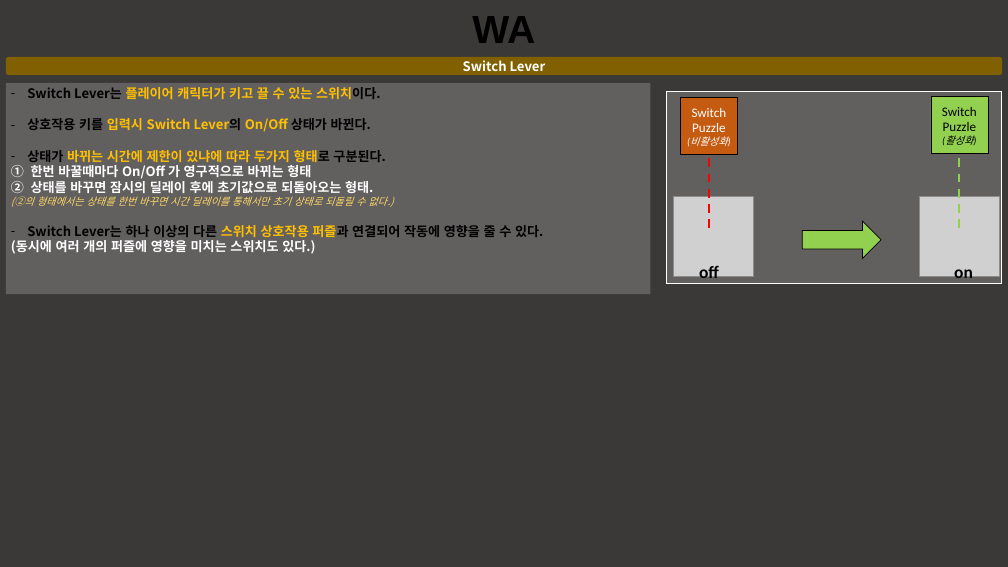
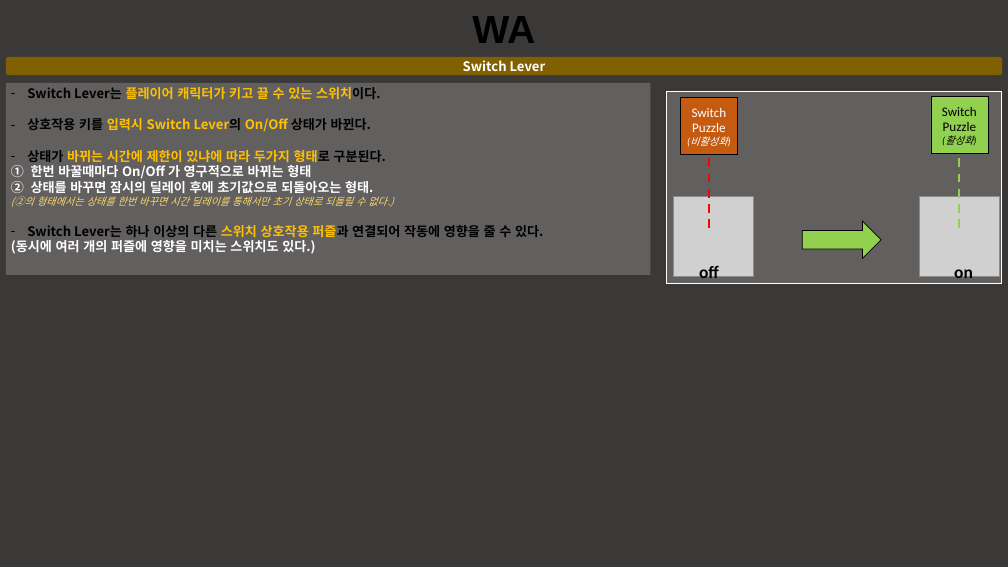
Before and after one commit to taeseongeom/WA, a slide deck: slide 7 of 기획서/신버전/퍼즐 기획.pptx. Drawn at 1008x567 pixels with LibreOffice and Linux fonts; fonts in the diff are those of the drawing; grey boxes stand for pictures. Boxes give left, top, right and bottom in pixels: in the first picture for what was removed or moved away, otherwise in the second. Text is boxed around its words. In the diff, an @@ line names an element or a change of style, - is before the commit and + after.

```diff
--- a/기획서/신버전/퍼즐 기획.pptx
+++ b/기획서/신버전/퍼즐 기획.pptx
@@ rectangle "Switch Lever는 플레이어 캐릭터가 키고 ...": place and size @@
-rectangle "Switch Lever는 플레이어 캐릭터가 키고 ..." at (6, 83, 651, 294)
+rectangle "Switch Lever는 플레이어 캐릭터가 키고 ..." at (6, 83, 651, 275)
```
Also in this commit, not shown: 4 other slides changed, 3 slides added, 3 other files.
